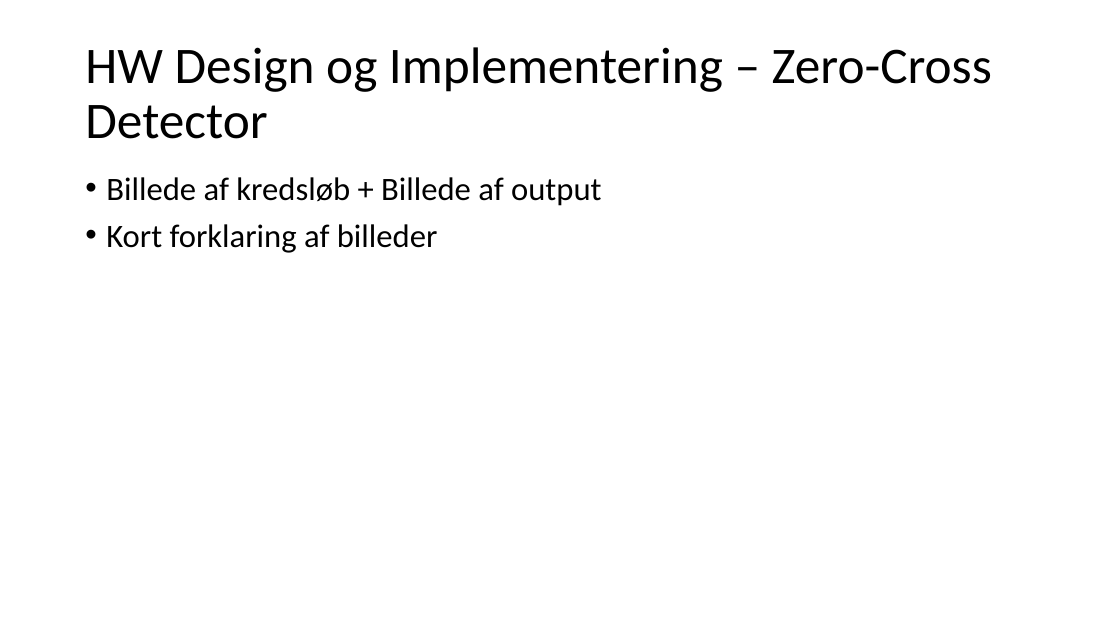
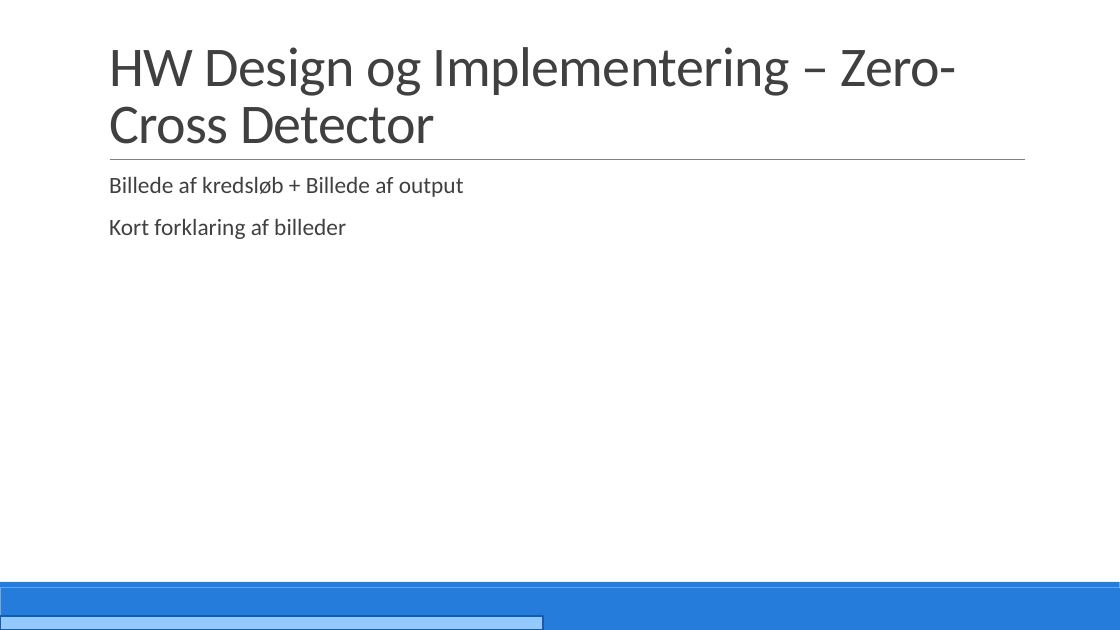
Before and after one commit to PRJ2GR15/Rapport, a slide deck: slide 16 of Fremlæggelse/Fremlæggelse.pptm. Drawn at 1120x630 pixels with LibreOffice and Linux fonts; fonts in the diff are those of the drawing. Boxes give left, top, right and bottom in pixels: in the first picture for what was removed or moved away, otherwise in the second. Text is boxed around its words. In the diff, an @@ line names an element or a change of style, - is before the commit and + after.

```diff
--- a/Fremlæggelse/Fremlæggelse.pptm
+++ b/Fremlæggelse/Fremlæggelse.pptm
@@ title "HW Design og Implementering – ...": place and size @@
-title "HW Design og Implementering – ..." at [85, 47, 992, 139]
+title "HW Design og Implementering – ..." at [109, 47, 957, 144]
@@ title "HW Design og Implementering – ..." at [109, 47, 957, 144]: size 44 to 48 pt, text colour #000000 to #404040, letter spacing 0 to -0.5 pt; line spacing 0.9 to 0.85; vertical alignment middle to bottom @@
@@ text "Billede af kredsløb + Billede ..." at [109, 177, 464, 239]: size 28 to 20 pt, text colour #000000 to #404040; bullet • to  ; more space between paragraphs @@
@@ line added from (110, 160) to (1026, 160), #808080 0.5 pt @@
@@ rectangle added at [0, 588, 1120, 630], fill #257CDB @@
@@ rectangle added at [0, 582, 1120, 588], fill #257CDB @@
@@ rectangle added at [0, 616, 543, 630], fill #94C9FE, outline #1B5CA2 1.25 pt @@
```
Also in this commit, not shown: 30 other slides changed, 2 slides added, 2 slides removed.
